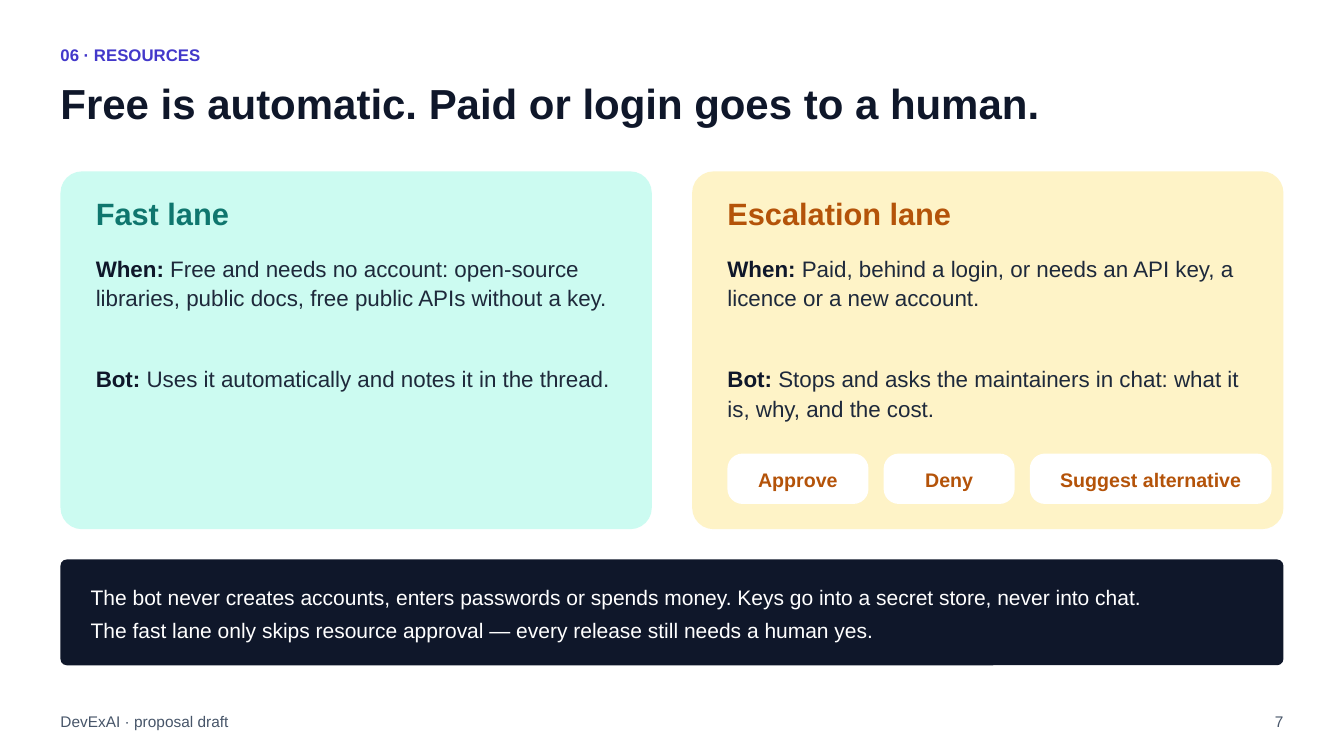
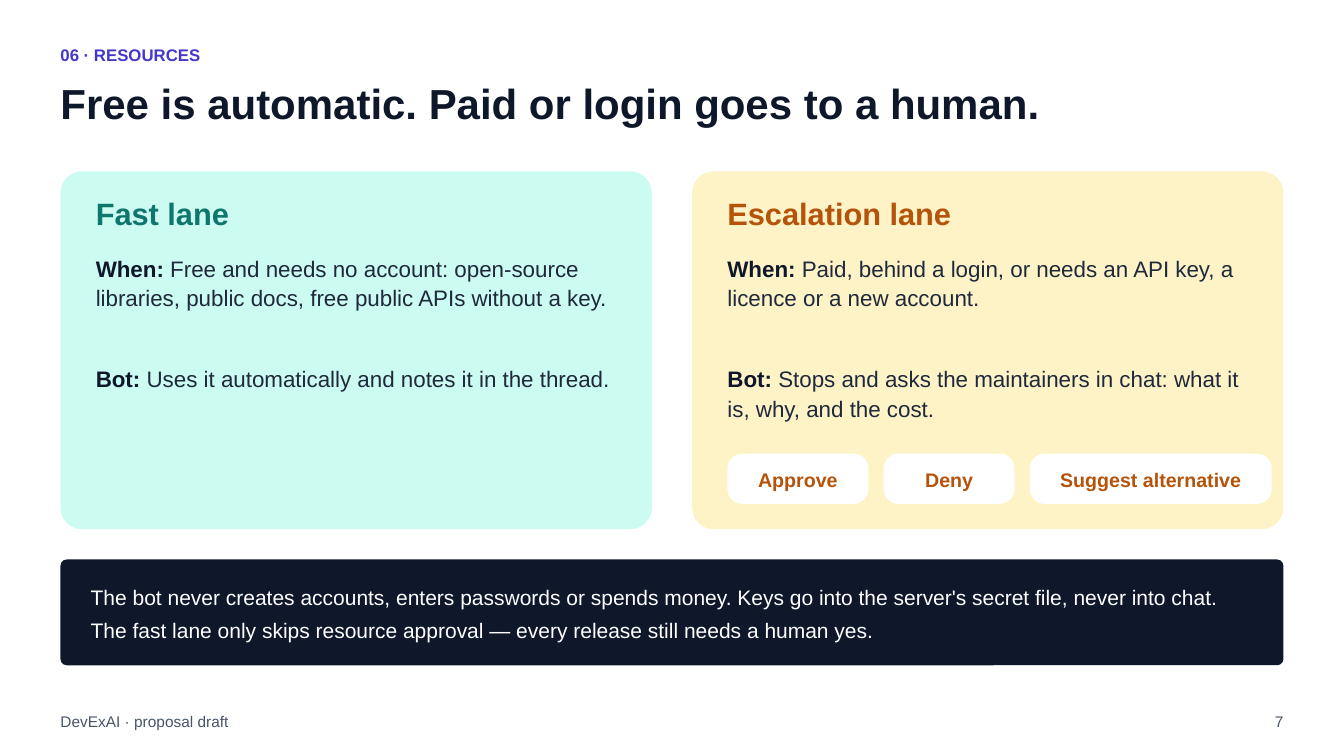
Before and after one commit to raghavsatyadev/DevExAI, a slide deck: slide 7 of DevExAI.pptx. Drawn at 1344x756 pixels with LibreOffice and Linux fonts; fonts in the diff are those of the drawing. Boxes give left, top, right and bottom in pixels: in the first picture for what was removed or moved away, otherwise in the second. Text is boxed around its words. In the diff, an @@ line names an element or a change of style, - is before the commit and + after.

```diff
--- a/DevExAI.pptx
+++ b/DevExAI.pptx
@@ text at bbox=[91, 589, 1216, 609]: text changed @@
-The bot never creates accounts, enters passwords or spends money. Keys go into a secret store, never into chat.
+The bot never creates accounts, enters passwords or spends money. Keys go into the server's secret file, never into chat.
```
Also in this commit, not shown: 13 other slides changed, 3 other files.
